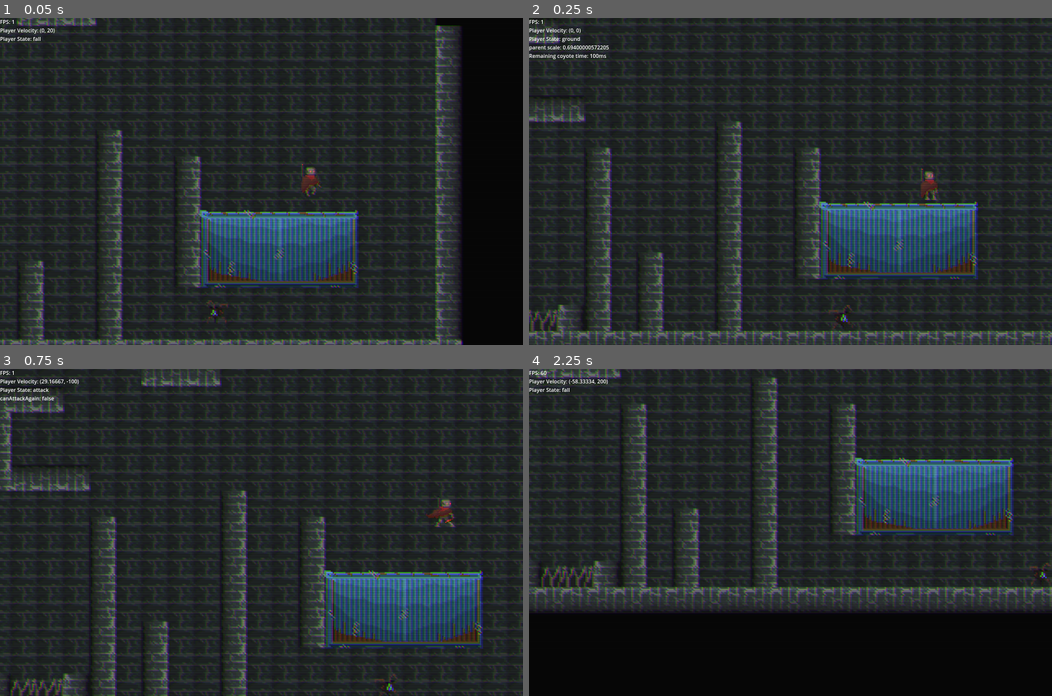
Above: before the commit, frames 1-4 (two rows, left to right).
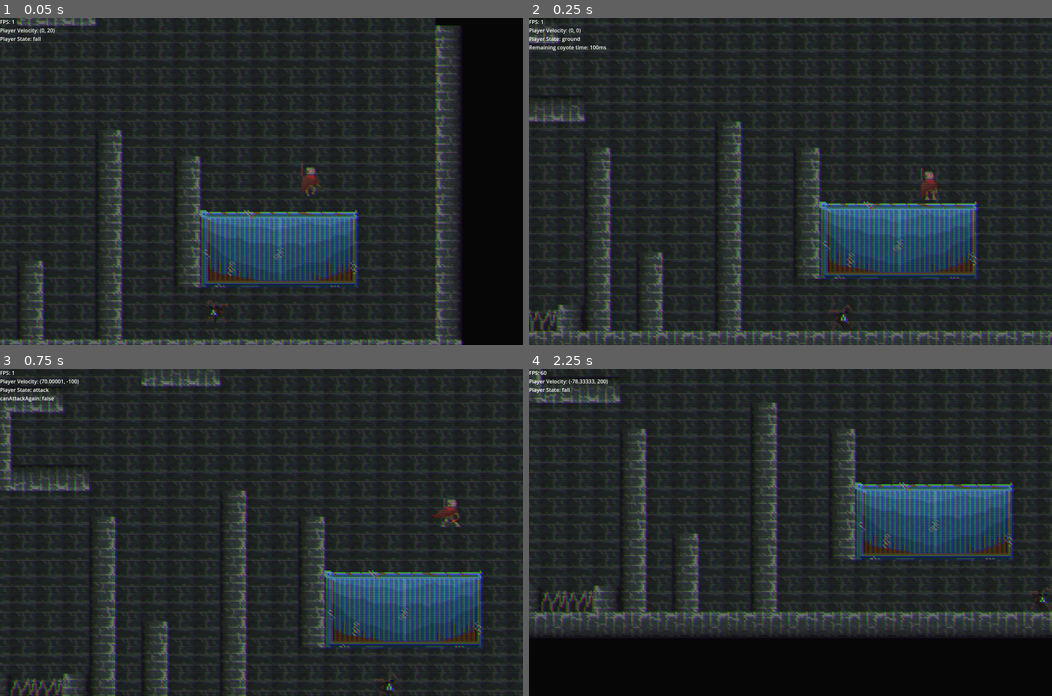
Above: after the commit, the same moments.

Repository: Rowan-Nag/Metroidvania
Game: Godot game, scene res://Main.tscn
Same seed, same stepped clock (60 frames per second), same inputs: the game is played once before the commit and once after it.
Inputs (mouse positions are in pixels of both pictures, inside the frame that each line leads up to):
- Up to frame 1 (0.05 s): no input
- Up to frame 2 (0.25 s): no input
- Up to frame 3 (0.75 s): move the mouse to (376, 516) at 0.52 s; hold D (Right) from 0.53 s (still down); hold Space (Jump) from 0.53 s (still down); click (376, 516) at 0.6 s
- Up to frame 4 (2.25 s): move the mouse to (685, 548) at 1.27 s; release Space (Jump) at 1.28 s; tap Space (Jump) at 1.35, 1.52, 1.82 s; click (685, 548) at 1.55 s; move the mouse to (842, 460) at 2.02 s; release D (Right) at 2.03 s; hold A (Left) from 2.03 s (still down); hold Space (Jump) from 2.03 s (still down); click (842, 460) at 2.1 s

Frame 1 is identical in both runs. In frame 2, 0.2% of the frame differs, in the area x 0-16%, y 8-13%; in frame 3, 0.3%; in frame 4, 24%, in the area x 0-100%, y 0-82%.

Commit message:
tweaked attack knockback & screen shake

Diff:
--- a/Main.tscn
+++ b/Main.tscn
@@ -140,3 +140,10 @@
 libraries = {
 "": SubResource("AnimationLibrary_0leaw")
 }
+
+[connection signal="body_exited" from="Game/Coast/Level/Foreground/Safe_Marker" to="Game/Coast/Level/Foreground/Safe_Marker" method="_on_body_exited"]
+[connection signal="body_exited" from="Game/Coast/Level/Foreground/@Area2D@21083" to="Game/Coast/Level/Foreground/@Area2D@21083" method="_on_body_exited"]
+[connection signal="body_exited" from="Game/Coast/Level/Foreground/@Area2D@21084" to="Game/Coast/Level/Foreground/@Area2D@21084" method="_on_body_exited"]
+[connection signal="body_exited" from="Game/Coast/Level/Foreground/@Area2D@21085" to="Game/Coast/Level/Foreground/@Area2D@21085" method="_on_body_exited"]
+[connection signal="body_exited" from="Game/Coast/Level/Foreground/@Area2D@21086" to="Game/Coast/Level/Foreground/@Area2D@21086" method="_on_body_exited"]
+[connection signal="body_exited" from="Game/Coast/Level/Foreground/@Area2D@21087" to="Game/Coast/Level/Foreground/@Area2D@21087" method="_on_body_exited"]
--- a/Player Scenes/attack1.tscn
+++ b/Player Scenes/attack1.tscn
@@ -47,7 +47,7 @@
 }]
 
 [sub_resource type="RectangleShape2D" id="RectangleShape2D_exruq"]
-size = Vector2(28.7812, 31.6406)
+size = Vector2(51.7812, 31.6406)
 
 [node name="Attack" type="AnimatedSprite2D"]
 position = Vector2(3, 0)
@@ -63,7 +63,7 @@
 collision_mask = 9
 
 [node name="CollisionShape2D" type="CollisionShape2D" parent="Area2D"]
-position = Vector2(13.6094, 0.390625)
+position = Vector2(25.1094, 0.390625)
 shape = SubResource("RectangleShape2D_exruq")
 
 [node name="RayCast2D" type="RayCast2D" parent="."]
--- a/Player Scenes/player.tscn
+++ b/Player Scenes/player.tscn
@@ -868,10 +868,81 @@
 }]
 }
 
+[sub_resource type="Animation" id="Animation_whxj4"]
+resource_name = "attack3"
+step = 0.016
+tracks/0/type = "value"
+tracks/0/imported = false
+tracks/0/enabled = true
+tracks/0/path = NodePath(".:canAttackAgain")
+tracks/0/interp = 1
+tracks/0/loop_wrap = true
+tracks/0/keys = {
+"times": PackedFloat32Array(0, 0.544),
+"transitions": PackedFloat32Array(1, 1),
+"update": 1,
+"values": [false, false]
+}
+tracks/1/type = "value"
+tracks/1/imported = false
+tracks/1/enabled = true
+tracks/1/path = NodePath(".:attackFinished")
+tracks/1/interp = 1
+tracks/1/loop_wrap = true
+tracks/1/keys = {
+"times": PackedFloat32Array(0, 0.576),
+"transitions": PackedFloat32Array(1, 1),
+"update": 1,
+"values": [false, true]
+}
+tracks/2/type = "method"
+tracks/2/imported = false
+tracks/2/enabled = true
+tracks/2/path = NodePath(".")
+tracks/2/interp = 1
+tracks/2/loop_wrap = true
+tracks/2/keys = {
+"times": PackedFloat32Array(0),
+"transitions": PackedFloat32Array(1),
+"values": [{
+"args": ["fall"],
+"method": &"play_animation"
+}]
+}
+tracks/3/type = "method"
+tracks/3/imported = false
+tracks/3/enabled = true
+tracks/3/path = NodePath(".")
+tracks/3/interp = 1
+tracks/3/loop_wrap = true
+tracks/3/keys = {
+"times": PackedFloat32Array(0.192),
+"transitions": PackedFloat32Array(1),
+"values": [{
+"args": [Color(0.972549, 0.933333, 0.176471, 1)],
+"method": &"attack"
+}]
+}
+tracks/4/type = "method"
+tracks/4/imported = false
+tracks/4/enabled = true
+tracks/4/path = NodePath(".")
+tracks/4/interp = 1
+tracks/4/loop_wrap = true
+tracks/4/keys = {
+"times": PackedFloat32Array(0),
+"transitions": PackedFloat32Array(1),
+"values": [{
+"args": [100],
+"method": &"push_player_forward"
+}]
+}
+
 [sub_resource type="AnimationLibrary" id="AnimationLibrary_46o5h"]
 _data = {
 "attack1": SubResource("Animation_j4g8i"),
-"attack2": SubResource("Animation_s42jm")
+"attack2": SubResource("Animation_s42jm"),
+"attack3": SubResource("Animation_whxj4")
 }
 
 [sub_resource type="Curve" id="Curve_w8qbk"]
--- a/Scripts/Player/Player.gd
+++ b/Scripts/Player/Player.gd
@@ -90,7 +90,12 @@
 	return not jumpBuffer.is_stopped()
 
 func knockback(direction : float):
-	velocity.x = direction * knockbackMultiplier / weight
+	var kbAmt = direction * knockbackMultiplier / weight
+	velocity.x = kbAmt
+
+	var scaledKb = abs(kbAmt / 50) # Scaling it down so the numbers don't destroy the screen in the next line.
+	# SCREEN SHAKER defaults: 10, 6, 3
+	Global.screen_shake(scaledKb * 10)
 
 func knockback_vec(direction : Vector2):
 	velocity = direction * knockbackMultiplier / weight
--- a/Scripts/Player/PlayerAttack.gd
+++ b/Scripts/Player/PlayerAttack.gd
@@ -72,10 +72,12 @@
 	var maxSpeed = parent.moveSpeed * moveSpeedMultiplier
 	inputDir = Input.get_axis("Left", "Right")
 
-	if (inputDir):
-		attackBuffered = false #This stops player from sliding while multi-attacking. Remove if wanted.
+	#if (inputDir):
+		#attackBuffered = false #This stops player from sliding while multi-attacking. Remove if wanted.
 
-	if(inputDir and parent.is_on_floor()):
+	if(inputDir and attackNum == 1):
+		# attackNum == 1 Locks the player into attacking instead of moving
+		# (forced into using the attack-momentum instead of movement-momentum)
 
 		parent.velocity.x = move_toward(parent.velocity.x, inputDir*maxSpeed, acceleration*delta)
 	else:
@@ -105,7 +107,7 @@
 
 			attackNum = 2
 		elif(attackNum == 2):
-			attackPropertyAnimation.play('attack1')
+			attackPropertyAnimation.play('attack3')
 			attackNum = 3
 
 	if (attackFinished):
@@ -124,12 +126,17 @@
 	#Negative if going backwards, pos if going forwards.
 	#Magnitude represents velocity in that direction.
 
-	# arrest player momentum if going in opposite direction
-	if (sign(parent.animations.scale.x) * parent.velocity.x < -25):
-		parent.velocity.x *= 0.5
-	#push the player forward (as long as they're not movinng very quickly already)
-	if (sign(parent.animations.scale.x) * parent.velocity.x < 30):
-		parent.velocity.x += parent.animations.scale.x * amount
+	# Assume that if the player is holding the opposite direction, they do not want to be pushed forward.
+	if (sign(inputDir) != -sign(parent.animations.scale.x)):
+		#print("pushing player")
+		# arrest player momentum if going in opposite direction
+		if (sign(parent.animations.scale.x) * parent.velocity.x < -25):
+			#print("Arrest velocity")
+			parent.velocity.x *= 0.5
+		#push the player forward (as long as they're not movinng very quickly already)
+		if (sign(parent.animations.scale.x) * parent.velocity.x < 30):
+			#print("Push forward")
+			parent.velocity.x += parent.animations.scale.x * amount
 	# if the player is moving forward already, no need to give them extra vel.
 	#parent.velocity.x += parent.animations.scale.x * amount
 
@@ -137,7 +144,9 @@
 
 
 func attack(modulate : Color = Color.WHITE):
-	Global.screen_shake()
+	Global.screen_shake(3, 6, 3)
+	#if(attackNum == 3):
+		#Global.screen_shake()
 	parent.attackCooldown.start()
 	var attack : AnimatedSprite2D = attack1.instantiate()
 	attack.speed_scale = attack_rate
--- a/Scripts/Player/PlayerGround.gd
+++ b/Scripts/Player/PlayerGround.gd
@@ -73,7 +73,6 @@
 				#print("bad")
 
 	# Animations
-	Global.set_debug_text("parent scale: " + str(parent.scale.x))
 	if(inputDir == 0):
 		play_animation("idle")
 	else:
Not shown: 1 places in Level Scenes/Helper Scenes/camera_shake.tscn that only renumber resources
Not shown: 1 places in Player Scenes/player.tscn that only renumber resources
